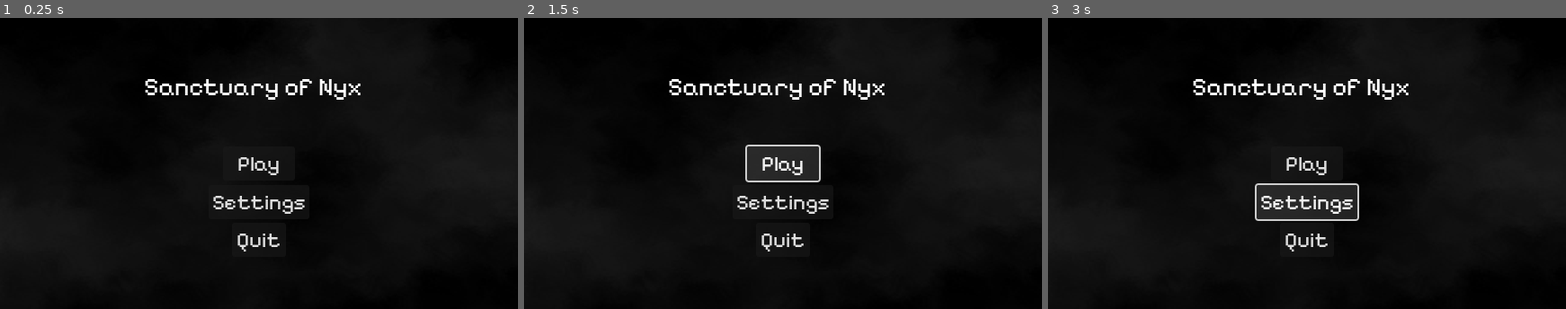
Above: before the commit, frames 1-3 (left to right).
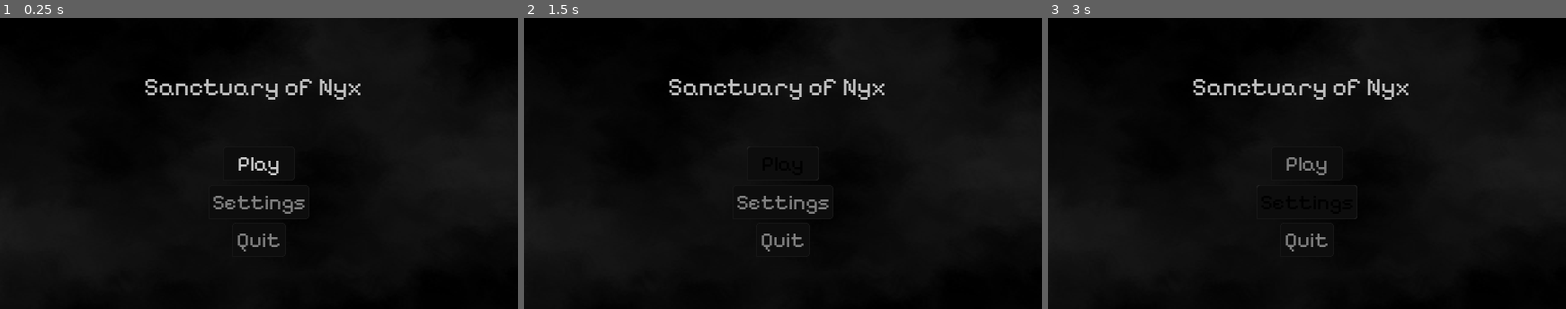
Above: after the commit, the same moments.

Repository: asztalosm/Sanctuary-of-Nyx
Game: Godot game, scene res://menu.tscn
Two runs of this game, one before a commit and one after it. Both use one fixed random seed, a clock stepped at 60 frames per second and the inputs below.
Inputs:
- Up to frame 1 (0.25 s): no input
- Up to frame 2 (1.5 s): click "Play" at 0.5 s; click "Play" at 1.25 s
- Up to frame 3 (3 s): click "Play" at 2 s; click "Settings" at 2.75 s

The runs differ from the first frame. In frame 1, 1.4% of the frame differs, in the area x 28-70%, y 20-81%; in frame 2, 3.0%; in frame 3, 2.9%.

Commit message:
Expanded on the menu, added themes

Diff:
--- /dev/null
+++ b/images/buttontheme.tres
@@ -0,0 +1,50 @@
+[gd_resource type="Theme" load_steps=5 format=3 uid="uid://cdr6un6t5elt3"]
+
+[ext_resource type="FontFile" uid="uid://bgjdmbdgei8de" path="res://images/PixelifySans-VariableFont_wght.ttf" id="1_7uf5p"]
+[ext_resource type="StyleBox" uid="uid://00w4ei1xio6h" path="res://images/normalbuttontheme.tres" id="2_3f7xc"]
+
+[sub_resource type="StyleBoxFlat" id="StyleBoxFlat_3f7xc"]
+bg_color = Color(0.05, 0.05, 0.05, 1)
+border_width_left = 1
+border_width_top = 1
+border_width_right = 1
+border_width_bottom = 1
+border_color = Color(0.1, 0.1, 0.1, 1)
+border_blend = true
+corner_radius_top_left = 4
+corner_radius_top_right = 4
+corner_radius_bottom_right = 4
+corner_radius_bottom_left = 1
+corner_detail = 4
+anti_aliasing_size = 0.615
+
+[sub_resource type="StyleBoxEmpty" id="StyleBoxEmpty_3f7xc"]
+
+[resource]
+default_font = ExtResource("1_7uf5p")
+default_font_size = 28
+Button/colors/font_color = Color(0.5, 0.5, 0.5, 1)
+Button/colors/font_disabled_color = Color(0, 0, 0, 1)
+Button/colors/font_focus_color = Color(0.8, 0.8, 0.8, 1)
+Button/colors/font_hover_color = Color(0, 0, 0, 1)
+Button/colors/font_hover_pressed_color = Color(0, 0, 0, 1)
+Button/colors/font_outline_color = Color(0, 0, 0, 1)
+Button/colors/font_pressed_color = Color(1, 1, 1, 1)
+Button/colors/icon_disabled_color = Color(0, 0, 0, 1)
+Button/colors/icon_focus_color = Color(0, 0, 0, 1)
+Button/colors/icon_hover_color = Color(0, 0, 0, 1)
+Button/colors/icon_hover_pressed_color = Color(0, 0, 0, 1)
+Button/colors/icon_normal_color = Color(0, 0, 0, 1)
+Button/colors/icon_pressed_color = Color(0, 0, 0, 1)
+Button/constants/align_to_largest_stylebox = 0
+Button/constants/h_separation = 0
+Button/constants/icon_max_width = 0
+Button/constants/outline_size = 0
+Button/font_sizes/font_size = 28
+Button/fonts/font = ExtResource("1_7uf5p")
+Button/styles/disabled = null
+Button/styles/focus = SubResource("StyleBoxFlat_3f7xc")
+Button/styles/hover = null
+Button/styles/normal = ExtResource("2_3f7xc")
+Button/styles/pressed = SubResource("StyleBoxEmpty_3f7xc")
+Label/colors/font_color = Color(0.497474, 0.497474, 0.497474, 1)
--- /dev/null
+++ b/images/normalbuttontheme.tres
@@ -0,0 +1,16 @@
+[gd_resource type="StyleBoxFlat" format=3 uid="uid://00w4ei1xio6h"]
+
+[resource]
+bg_color = Color(0.05, 0.05, 0.05, 1)
+border_width_left = 1
+border_width_top = 1
+border_width_right = 1
+border_width_bottom = 1
+border_color = Color(0.1, 0.1, 0.1, 1)
+border_blend = true
+corner_radius_top_left = 4
+corner_radius_top_right = 4
+corner_radius_bottom_right = 4
+corner_radius_bottom_left = 1
+corner_detail = 4
+anti_aliasing_size = 0.615
--- a/menu.gd
+++ b/menu.gd
@@ -1,2 +1,4 @@
 extends Control
-@onready var camera = $Camera2D
+
+func _ready() -> void:
+	$Button.grab_focus()
--- a/menu.tscn
+++ b/menu.tscn
@@ -3,13 +3,10 @@
 [ext_resource type="Script" uid="uid://vs1rs0gqqmrd" path="res://menu.gd" id="1_ouk20"]
 [ext_resource type="Shader" uid="uid://qqtrj4ugpi8b" path="res://shaders/menubg.tres" id="2_mae5d"]
 [ext_resource type="FontFile" uid="uid://bgjdmbdgei8de" path="res://images/PixelifySans-VariableFont_wght.ttf" id="3_mae5d"]
+[ext_resource type="Theme" uid="uid://cdr6un6t5elt3" path="res://images/buttontheme.tres" id="4_4hy44"]
 
 [sub_resource type="ShaderMaterial" id="ShaderMaterial_4hy44"]
 shader = ExtResource("2_mae5d")
-
-[sub_resource type="Theme" id="Theme_mae5d"]
-default_font = ExtResource("3_mae5d")
-default_font_size = 28
 
 [node name="Menu" type="Control"]
 layout_mode = 3
@@ -34,6 +31,7 @@
 offset_top = -19.0
 offset_right = 40.0
 offset_bottom = 19.0
+theme = ExtResource("4_4hy44")
 theme_override_fonts/font = ExtResource("3_mae5d")
 theme_override_font_sizes/font_size = 24
 text = "Play"
@@ -44,16 +42,19 @@
 offset_top = 24.0
 offset_right = 56.0
 offset_bottom = 62.0
+theme = ExtResource("4_4hy44")
 theme_override_fonts/font = ExtResource("3_mae5d")
 theme_override_font_sizes/font_size = 24
 text = "Settings"
 
-[node name="Button3" type="Button" parent="."]
+[node name="Button3" type="Button" parent="." node_paths=PackedStringArray("shortcut_context")]
 layout_mode = 0
 offset_left = -30.0
 offset_top = 66.0
 offset_right = 30.0
 offset_bottom = 104.0
+shortcut_context = NodePath("../Button")
+theme = ExtResource("4_4hy44")
 theme_override_fonts/font = ExtResource("3_mae5d")
 theme_override_font_sizes/font_size = 24
 text = "Quit
@@ -68,6 +69,7 @@
 offset_top = -102.0
 offset_right = 128.0
 offset_bottom = -66.0
-theme = SubResource("Theme_mae5d")
+theme = ExtResource("4_4hy44")
+theme_override_colors/default_color = Color(0.75, 0.75, 0.75, 1)
 text = "Sanctuary of Nyx"
 fit_content = true
--- a/project.godot
+++ b/project.godot
@@ -13,6 +13,8 @@
 config/name="Sanctuary of Nyx"
 run/main_scene="uid://1a53yioxea0w"
 config/features=PackedStringArray("4.4", "GL Compatibility")
+boot_splash/show_image=false
+boot_splash/use_filter=false
 config/icon="res://icon.svg"
 
 [display]
